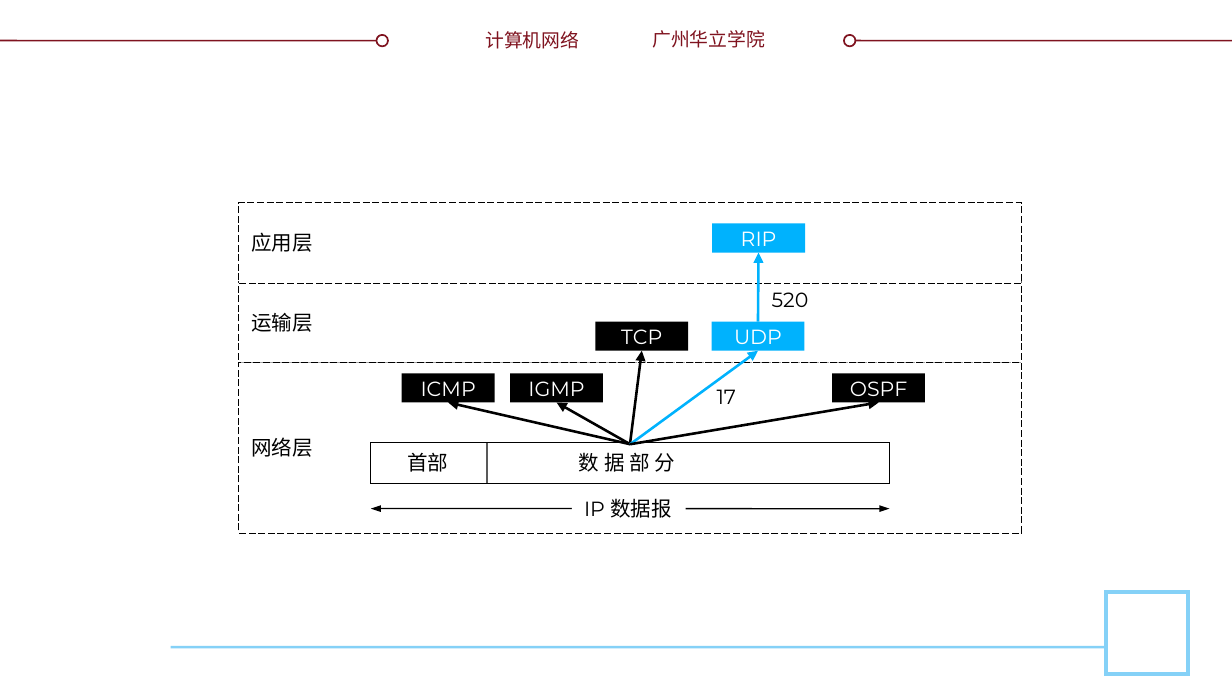
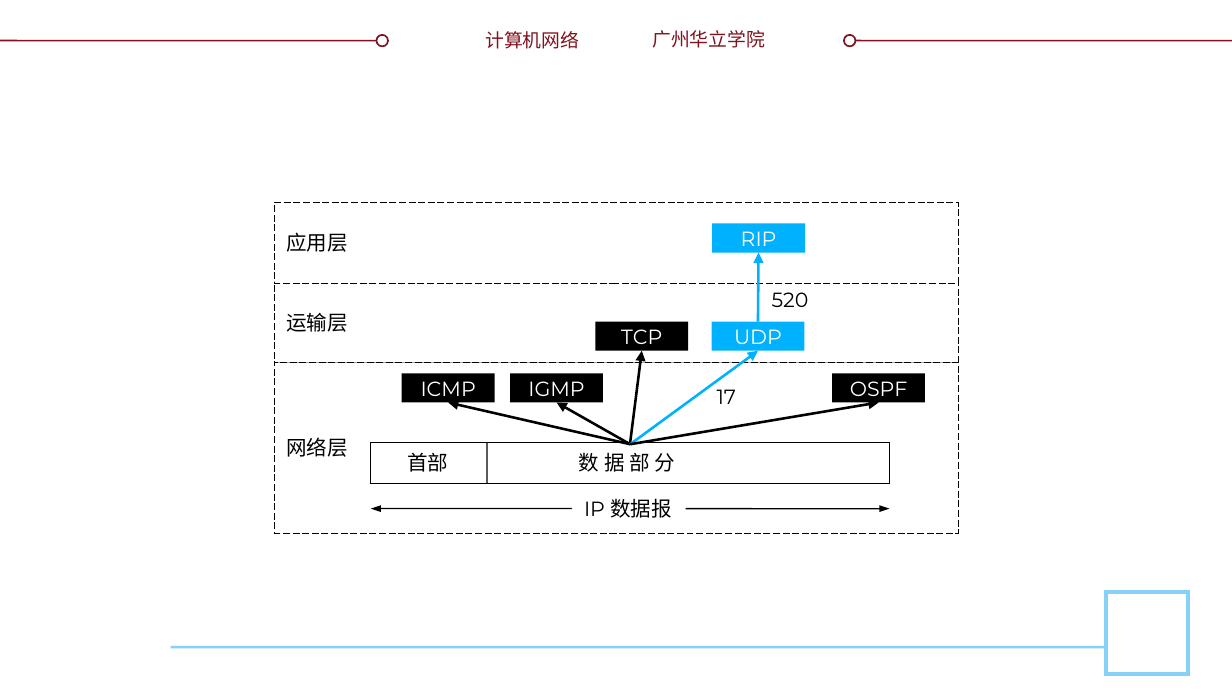
Before and after one commit to glplaman/glplaman.github.io, a slide deck: slide 20 of network/ppt/chap5.pptx. Drawn at 1232x693 pixels with LibreOffice and Linux fonts; fonts in the diff are those of the drawing; background and template pictures are left out. Boxes give left, top, right and bottom in pixels: in the first picture for what was removed or moved away, otherwise in the second. Text is boxed around its words. In the diff, an @@ line names an element or a change of style, - is before the commit and + after.

```diff
--- a/network/ppt/chap5.pptx
+++ b/network/ppt/chap5.pptx
@@ rectangle "应用层" resized from (x1=239, y1=202, x2=1021, y2=282) to (x1=275, y1=202, x2=958, y2=282) @@
@@ rectangle "运输层" resized from (x1=239, y1=282, x2=1021, y2=362) to (x1=275, y1=282, x2=958, y2=362) @@
@@ rectangle "网络层" resized from (x1=239, y1=362, x2=1021, y2=533) to (x1=275, y1=362, x2=958, y2=533) @@
```
Also in this commit, not shown: 13 other files.
